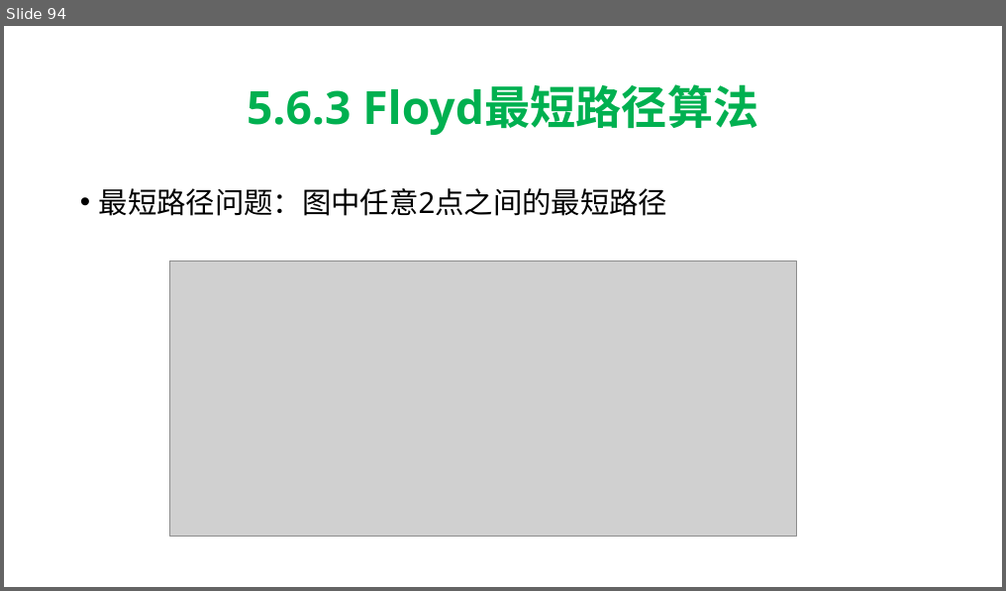
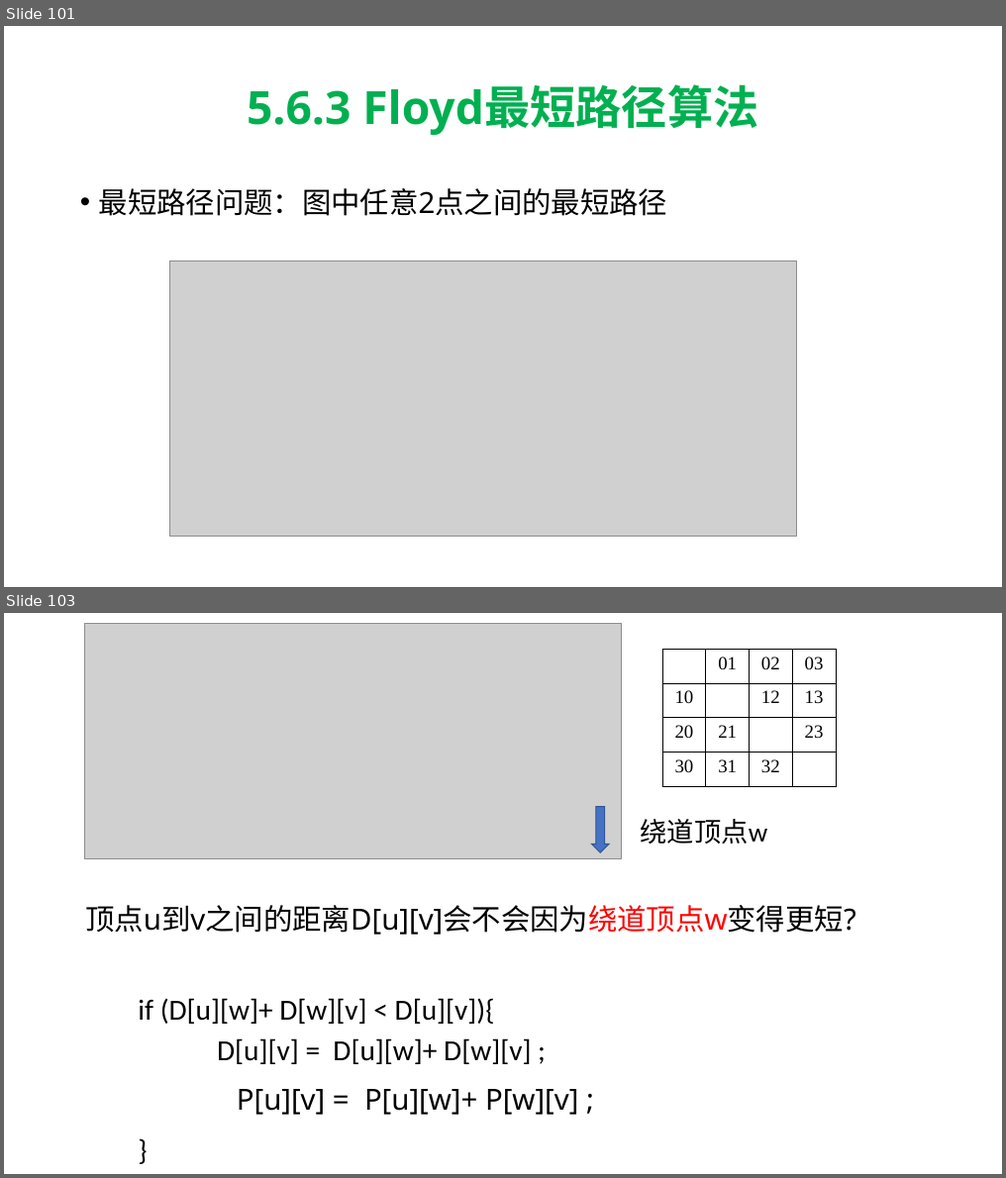
Before and after one commit to hwdong-net/cplusplus17, a slide deck: ppt/第5章 复合类型.pptx. Shown one above the other, each under a label of ours: slide 94 before the commit, slides 101 and 103 after it; the slides between them are not shown. The pictures are 1006x591 and 1006x1178 pixels, drawn with LibreOffice and Linux fonts; fonts in the diff are those of the drawing; grey boxes stand for pictures. Boxes give left, top, right and bottom in pixels: in the first picture for what was removed or moved away, otherwise in the second. Text is boxed around its words. In the diff, an @@ line names an element or a change of style, - is before the commit and + after.

```diff
--- a/ppt/第5章 复合类型.pptx
+++ b/ppt/第5章 复合类型.pptx
@@ slide 103 added at [4,613,1002,1174], background #FFFFFF @@
@@ picture added at [84,623,622,859] @@
@@ table added at [662,649,837,786], 4 rows, 4 columns @@
+ | 01 | 02 | 03
+10 |  | 12 | 13
+20 | 21 |  | 23
+30 | 31 | 32 | 
@@ down arrow added at [592,807,609,854], fill #4472C4, outline #325491 1 pt @@
@@ text added at [640,819,767,844], 26 pt, text #000000 @@
+绕道顶点w
@@ text added at [85,905,856,1115], 28 pt, text #000000 @@
+顶点u到v之间的距离D[u][v]会不会因为绕道顶点w变得更短?
+if (D[u][w]+ D[w][v] < D[u][v]){
+D[u][v] = D[u][w]+ D[w][v] ;
+P[u][v] = P[u][w]+ P[w][v] ;
+}
@@ what was slide 94 is now slide 101 @@
```
Also in this commit, not shown: 10 slides changed, 17 other slides added, 1 slide removed.
